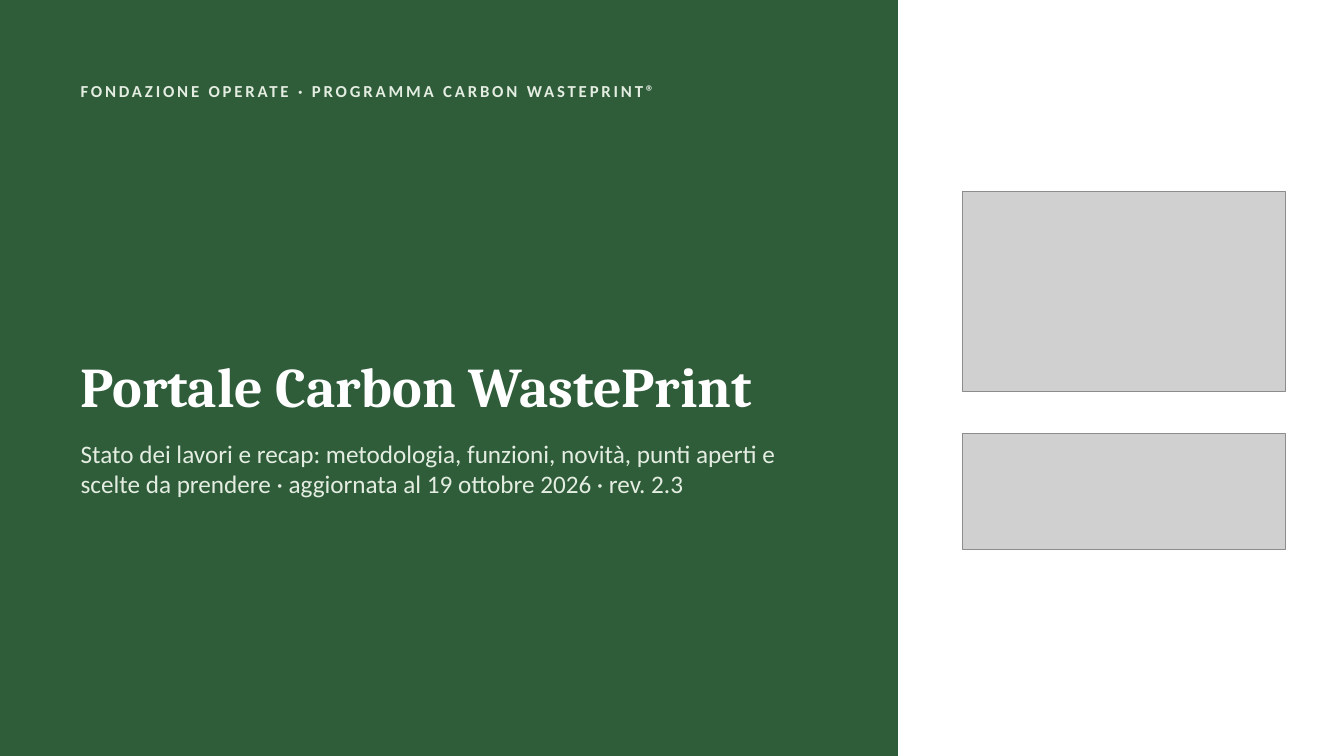
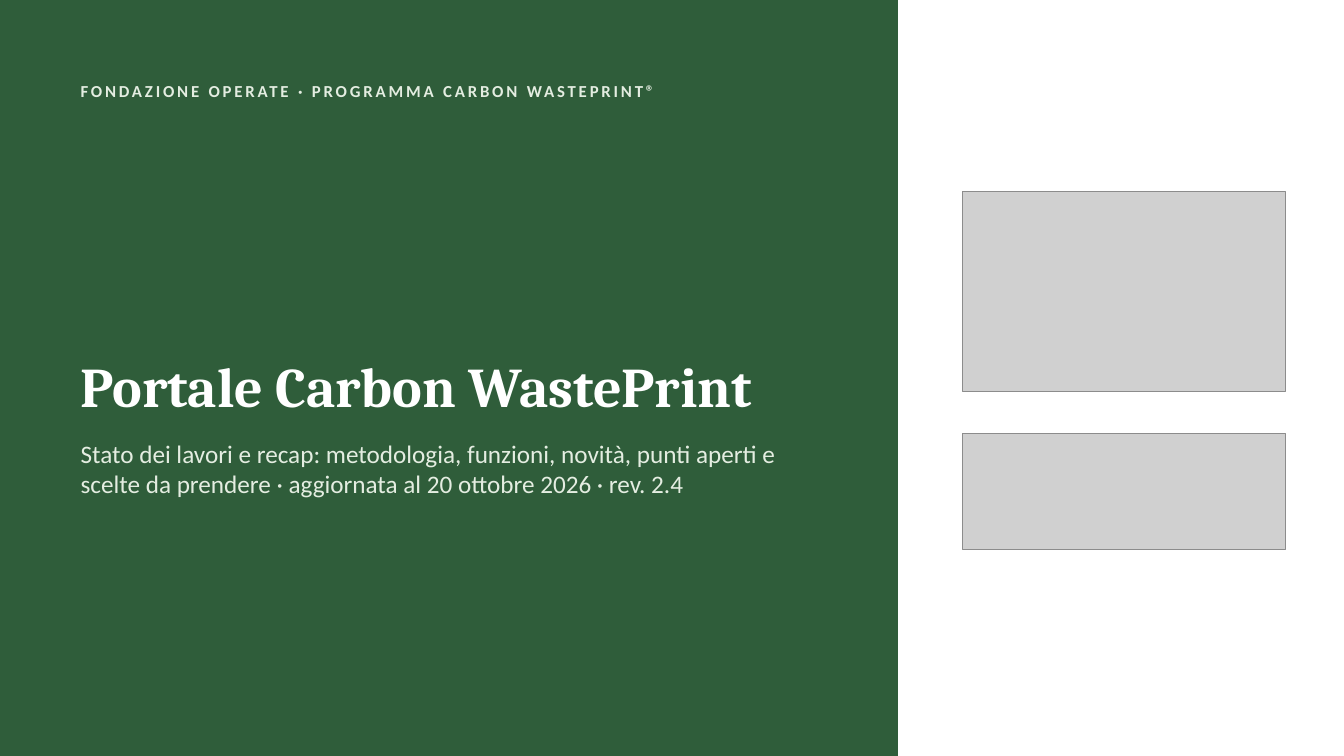
Before and after one commit to lucamorettioperate/portale-cwp, a slide deck: slide 1 of public/documentazione/Presentazione_Portale_CWP.pptx. Drawn at 1344x756 pixels with LibreOffice and Linux fonts; fonts in the diff are those of the drawing; grey boxes stand for pictures. Boxes give left, top, right and bottom in pixels: in the first picture for what was removed or moved away, otherwise in the second. Text is boxed around its words. In the diff, an @@ line names an element or a change of style, - is before the commit and + after.

```diff
--- a/public/documentazione/Presentazione_Portale_CWP.pptx
+++ b/public/documentazione/Presentazione_Portale_CWP.pptx
@@ text at box(81, 445, 775, 498): text changed @@
-Stato dei lavori e recap: metodologia, funzioni, novità, punti aperti e scelte da prendere · aggiornata al 19 ottobre 2026 · rev. 2.3
+Stato dei lavori e recap: metodologia, funzioni, novità, punti aperti e scelte da prendere · aggiornata al 20 ottobre 2026 · rev. 2.4
```
Also in this commit, not shown: 13 other slides changed, 33 other files.
